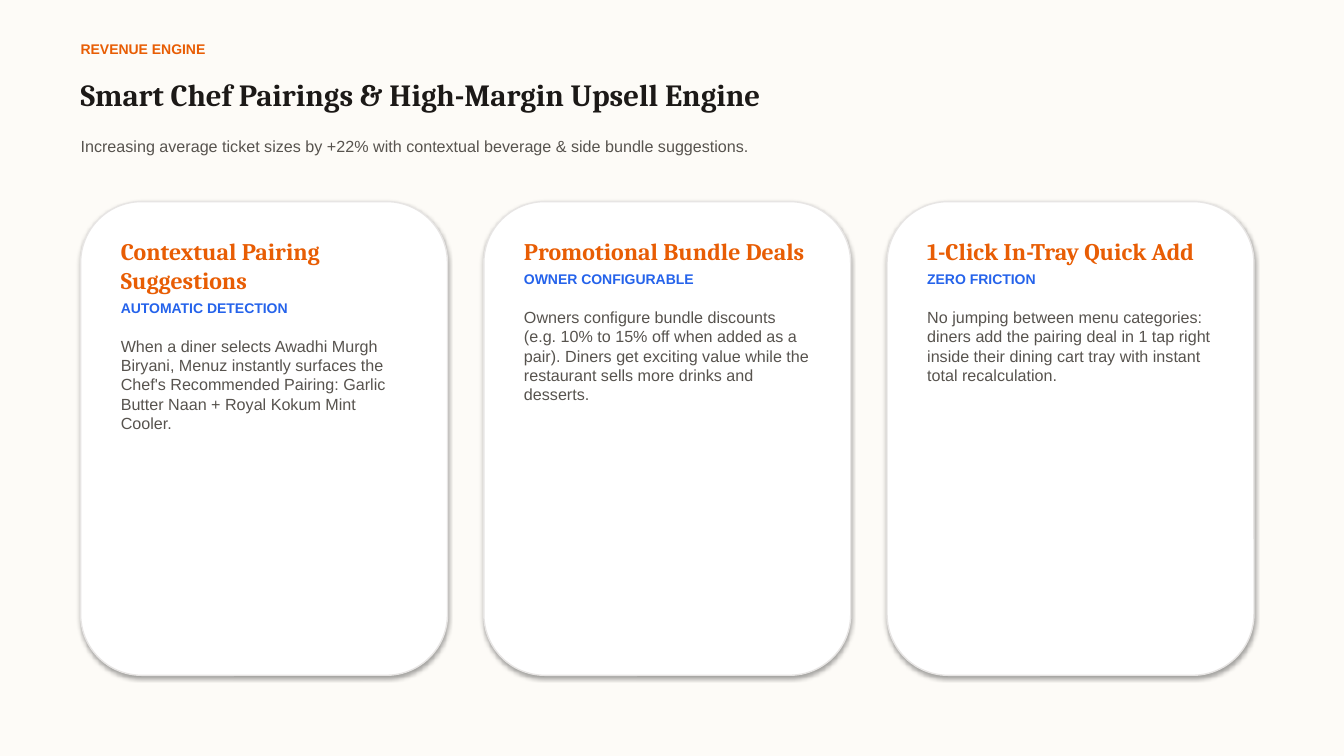
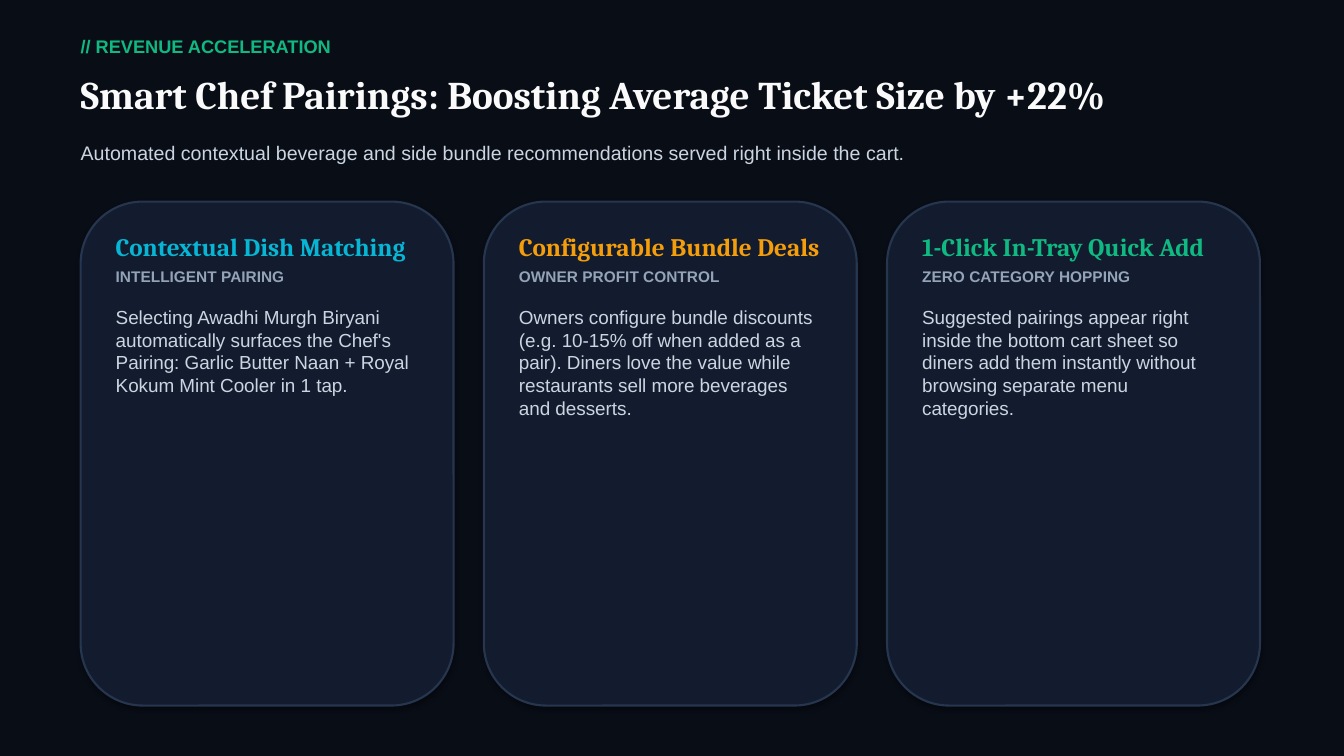
Before and after one commit to Stgtrgjrccx/menuz, a slide deck: slide 7 of public/menuz_executive_pitch_deck.pptx (slide 6 before the commit). Drawn at 1344x756 pixels with LibreOffice and Linux fonts; fonts in the diff are those of the drawing. Boxes give left, top, right and bottom in pixels: in the first picture for what was removed or moved away, otherwise in the second. Text is boxed around its words. In the diff, an @@ line names an element or a change of style, - is before the commit and + after.

```diff
--- a/public/menuz_executive_pitch_deck.pptx
+++ b/public/menuz_executive_pitch_deck.pptx
@@ rectangle at [0, 0, 1344, 756]: fill #FDFBF7 to #090D16 @@
@@ text at [96, 40, 331, 53]: text changed; size 10 to 13 pt; text colour #E85D04 to #10B981 @@
-REVENUE ENGINE
+// REVENUE ACCELERATION
@@ text at [81, 81, 1105, 118]: text changed; size 22 to 28 pt; text colour #1C1917 to #FAFAFA @@
-Smart Chef Pairings & High-Margin Upsell Engine
+Smart Chef Pairings: Boosting Average Ticket Size by +22%
@@ text at [81, 145, 904, 164]: text changed; size 11.5 to 14 pt; text colour #57534E to #CBD5E1 @@
-Increasing average ticket sizes by +22% with contextual beverage & side bundle suggestions.
+Automated contextual beverage and side bundle recommendations served right inside the cart.
@@ rounded rectangle: place and size @@
-rounded rectangle at [81, 202, 448, 676]
+rounded rectangle at [81, 202, 454, 706]
@@ fill #FFFFFF to #131C2E; outline #E7E5E4 1 pt to #27364F 1.5 pt in 3 elements at [81, 202, 454, 706], [887, 202, 1260, 706], [484, 202, 857, 706] @@
@@ rounded rectangle: place and size @@
-rounded rectangle at [484, 202, 851, 676]
+rounded rectangle at [484, 202, 857, 706]
@@ rounded rectangle: place and size @@
-rounded rectangle at [887, 202, 1254, 676]
+rounded rectangle at [887, 202, 1260, 706]
@@ text at [116, 238, 409, 396]: text changed; size 11.5 to 13.5 pt; text colour #57534E to #CBD5E1 @@
-Contextual Pairing Suggestions
-AUTOMATIC DETECTION
-When a diner selects Awadhi Murgh Biryani, Menuz instantly surfaces the Chef's Recommended Pairing: Garlic Butter Naan + Royal Kokum Mint Cooler.
+Contextual Dish Matching
+INTELLIGENT PAIRING
+Selecting Awadhi Murgh Biryani automatically surfaces the Chef's Pairing: Garlic Butter Naan + Royal Kokum Mint Cooler in 1 tap.
@@ text at [519, 238, 819, 415]: text changed; size 11.5 to 13.5 pt; text colour #57534E to #CBD5E1 @@
-Promotional Bundle Deals
-OWNER CONFIGURABLE
-Owners configure bundle discounts (e.g. 10% to 15% off when added as a pair). Diners get exciting value while the restaurant sells more drinks and desserts.
+Configurable Bundle Deals
+OWNER PROFIT CONTROL
+Owners configure bundle discounts (e.g. 10-15% off when added as a pair). Diners love the value while restaurants sell more beverages and desserts.
@@ text at [922, 238, 1204, 262]: size 17 to 18 pt, text colour #E85D04 to #10B981 in "1-Click In-Tray Quick Add" @@
@@ text at [922, 271, 1196, 419]: text changed; size 11.5 to 13.5 pt; text colour #57534E to #CBD5E1 @@
-ZERO FRICTION
-No jumping between menu categories: diners add the pairing deal in 1 tap right inside their dining cart tray with instant total recalculation.
+ZERO CATEGORY HOPPING
+Suggested pairings appear right inside the bottom cart sheet so diners add them instantly without browsing separate menu categories.
```
Also in this commit, not shown: 9 other slides changed, 8 slides added, 6 slides removed, 7 other files.
